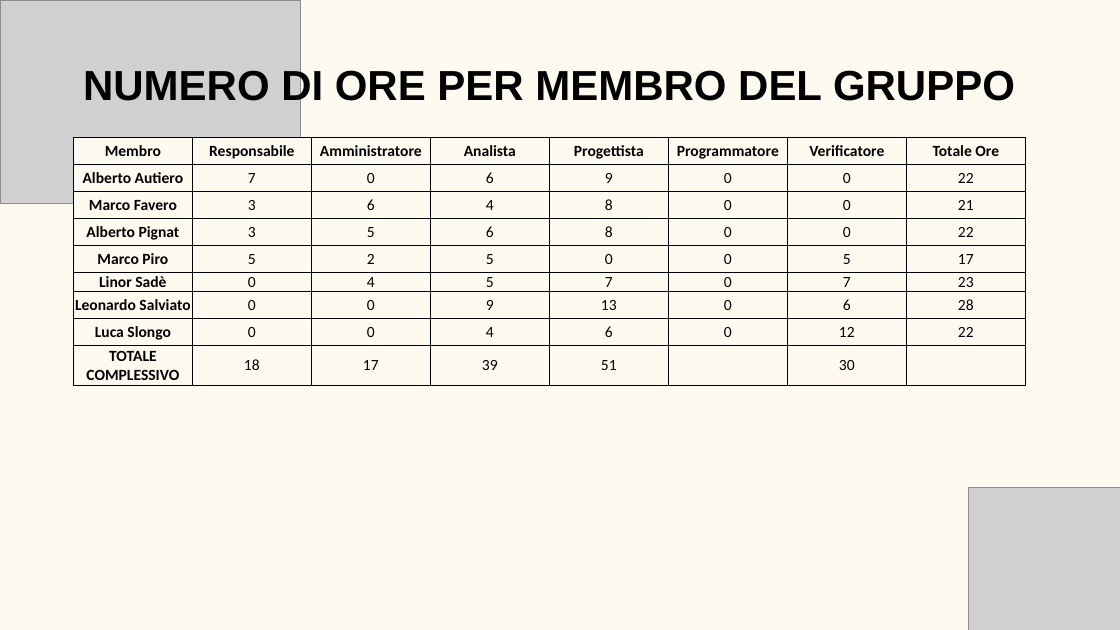
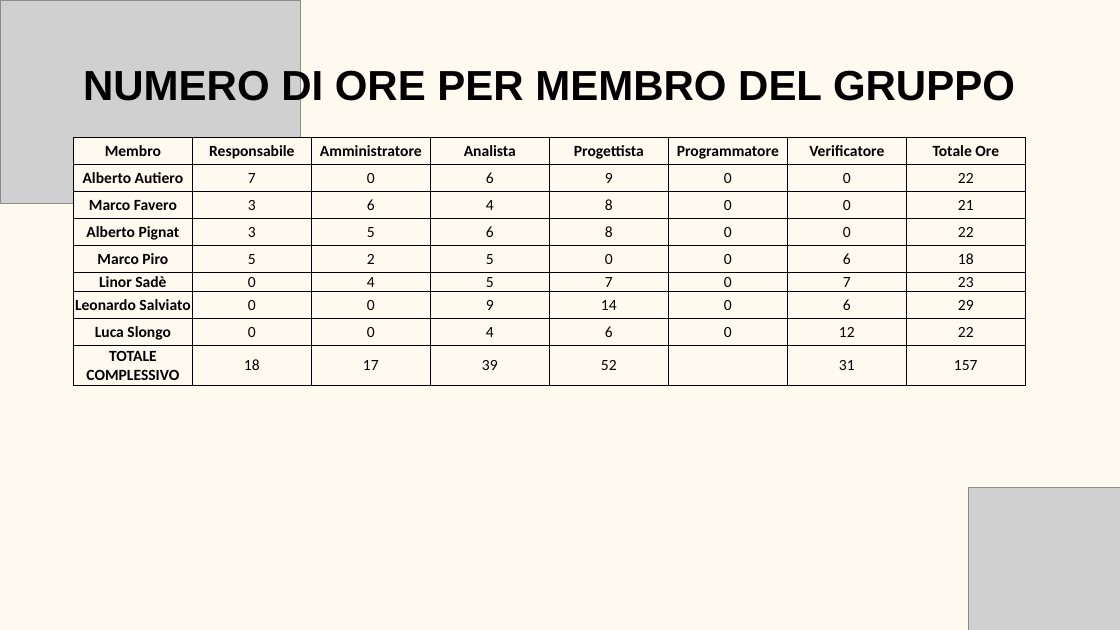
Before and after one commit to BugBustersUnipd/DocumentazioneSWE, a slide deck: slide 10 of RTB/PRESENTAZIONE RTB/Presentazione RTB.pptx. Drawn at 1120x630 pixels with LibreOffice and Linux fonts; fonts in the diff are those of the drawing; grey boxes stand for pictures. Boxes give left, top, right and bottom in pixels: in the first picture for what was removed or moved away, otherwise in the second. Text is boxed around its words. In the diff, an @@ line names an element or a change of style, - is before the commit and + after.

```diff
--- a/RTB/PRESENTAZIONE RTB/Presentazione RTB.pptx
+++ b/RTB/PRESENTAZIONE RTB/Presentazione RTB.pptx
@@ table at (73, 137, 1023, 385) @@
-row 5, column 7: 5
+row 5, column 7: 6
-row 5, column 8: 17
+row 5, column 8: 18
-row 7, column 5: 13
+row 7, column 5: 14
-row 7, column 8: 28
+row 7, column 8: 29
-row 9: TOTALE COMPLESSIVO | 18 | 17 | 39 | 51 |  | 30 | 
+row 9: TOTALE COMPLESSIVO | 18 | 17 | 39 | 52 |  | 31 | 157
```
Also in this commit, not shown: 1 other slide changed, 1 other file.
